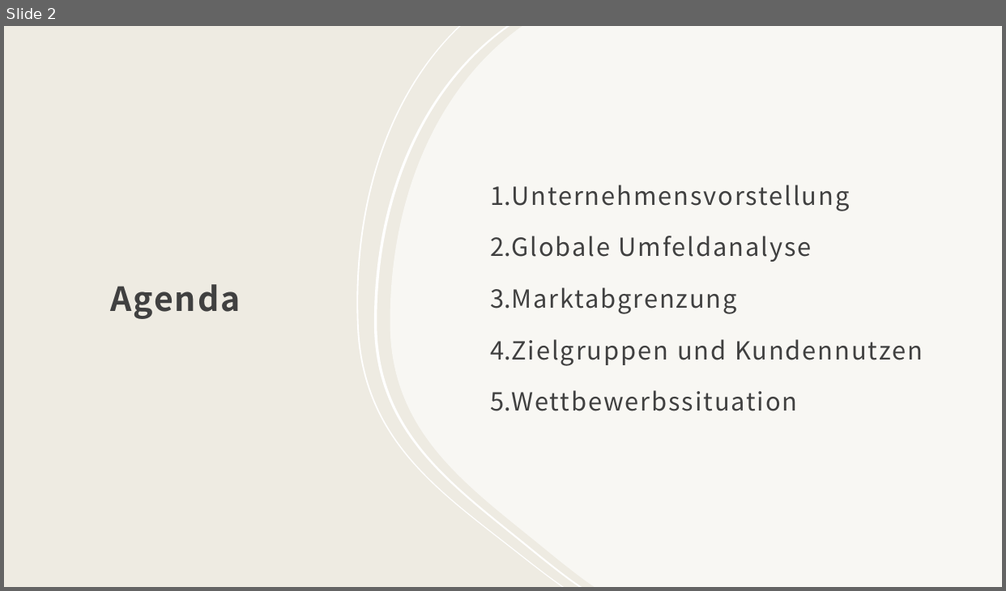
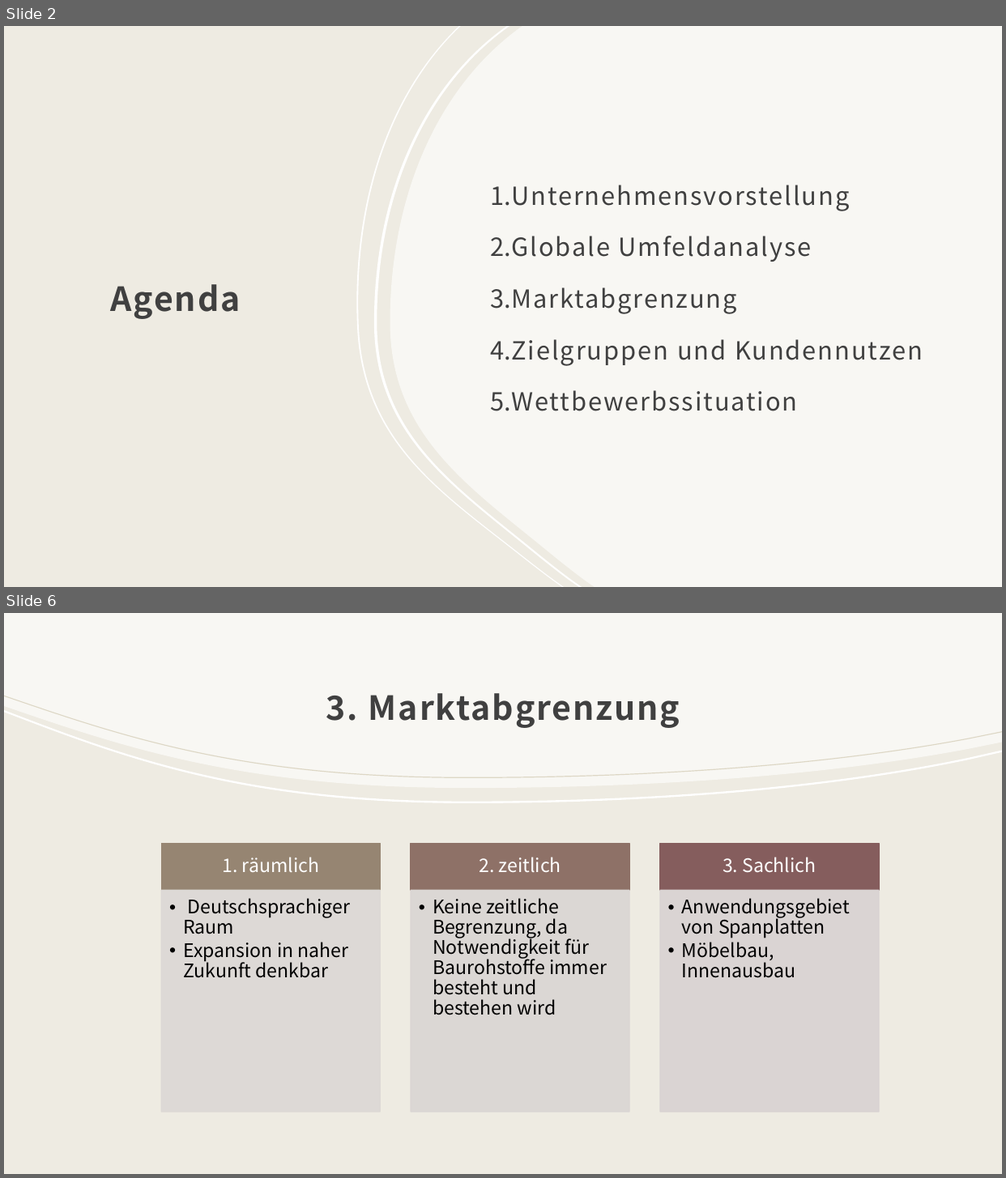
Before and after one commit to therealossi/Marketing, a slide deck: Teil2/Teil2.pptx. Shown one above the other, each under a label of ours: slide 2 before the commit, slides 2 and 6 after it; the slides between them are not shown. The pictures are 1006x591 and 1006x1178 pixels, drawn with LibreOffice and Linux fonts; fonts in the diff are those of the drawing. Boxes give left, top, right and bottom in pixels: in the first picture for what was removed or moved away, otherwise in the second. Text is boxed around its words. In the diff, an @@ line names an element or a change of style, - is before the commit and + after.

```diff
--- a/Teil2/Teil2.pptx
+++ b/Teil2/Teil2.pptx
@@ slide 6 added at <box>4,613,1002,1174</box>, background #EEEBE2; not listed: 4 template elements that a slide beside it also shows @@
@@ rectangle added at <box>4,613,1002,1174</box>, fill #EEEBE2 @@
@@ freeform shape added at <box>4,613,1002,788</box>, fill #FFFFFF at 60% opacity @@
@@ freeform shape added at <box>4,696,1002,778</box>, fill #DDD7C5 @@
@@ text added at <box>326,693,680,728</box>, 32 pt, text #404040, bold @@
+3. Marktabgrenzung
@@ freeform shape added at <box>4,710,1002,803</box>, fill #FFFFFF @@
@@ group added at <box>161,844,879,1112</box>: 6 rectangles, 6 texts @@
+1. räumlich
+  • Deutschsprachiger Raum
+  • Expansion in naher Zukunft denkbar
+2. zeitlich
+  • Keine zeitliche Begrenzung, da Notwendigkeit für Baurohstoffe immer besteht und bestehen wird
+3. Sachlich
+  • Anwendungsgebiet von Spanplatten
+  • Möbelbau, Innenausbau
```
Also in this commit, not shown: 4 slides changed, 2 other slides added, 4 other files.
